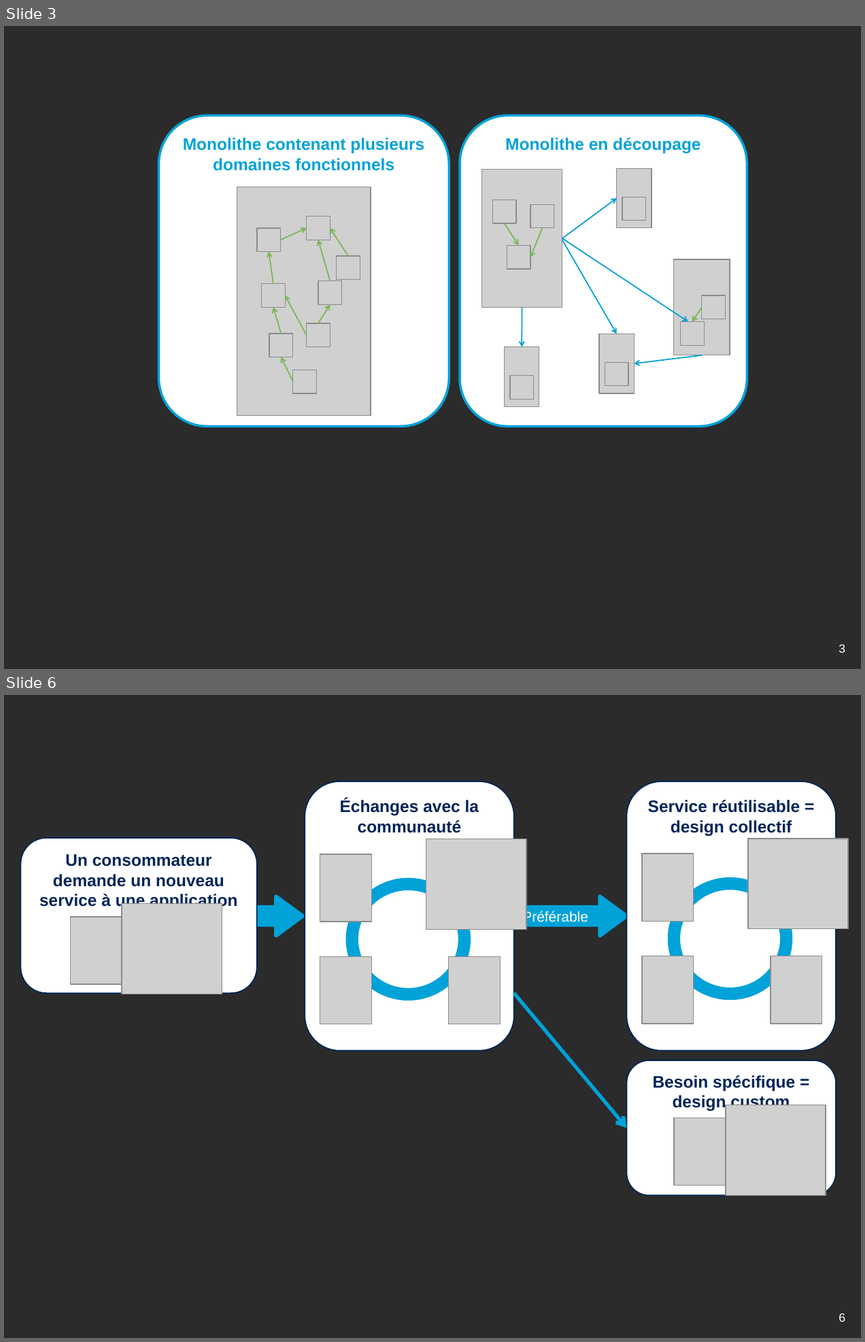
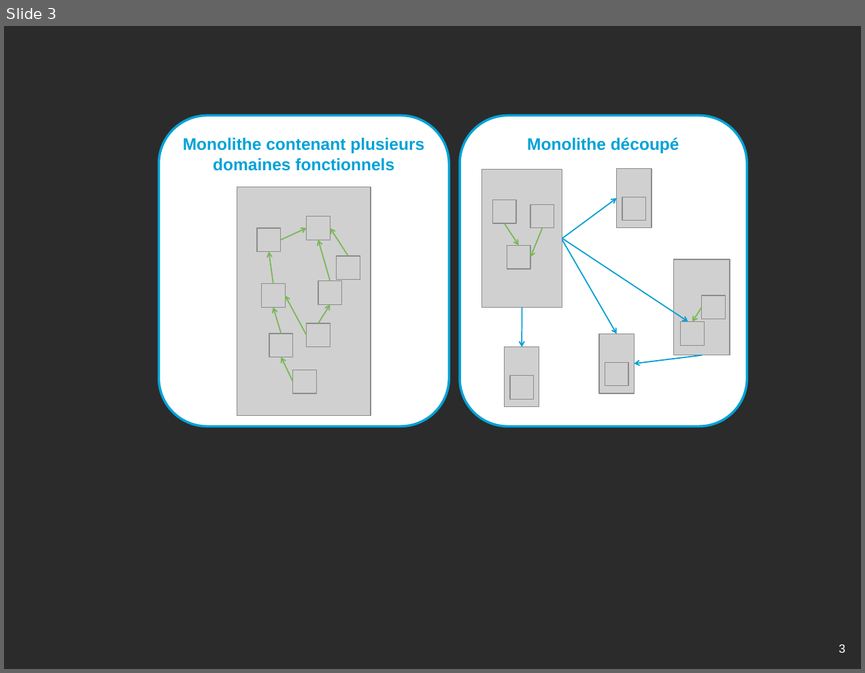
Before and after one commit to archiloque/blog, a slide deck: microservices/illus.pptx. Shown one above the other, each under a label of ours: slides 3 and 6 before the commit, slide 3 after it; the slides between them are not shown. The pictures are 865x1342 and 865x673 pixels, drawn with LibreOffice and Linux fonts; fonts in the diff are those of the drawing; grey boxes stand for pictures; background and template pictures are left out; a plain dark background stands for a picture behind light text. Boxes give left, top, right and bottom in pixels: in the first picture for what was removed or moved away, otherwise in the second. Text is boxed around its words. In the diff, an @@ line names an element or a change of style, - is before the commit and + after.

```diff
--- a/microservices/illus.pptx
+++ b/microservices/illus.pptx
@@ slide 6 removed at <box>4,695,861,1338</box>, background picture (left out); not listed: 1 template element that a slide beside it also shows @@
@@ rounded rectangle removed at <box>305,781,514,1051</box> @@
-Échanges avec la communauté
@@ rounded rectangle removed at <box>627,781,836,1051</box> @@
-Service réutilisable = design collectif
@@ rounded rectangle removed at <box>21,838,258,993</box> @@
-Un consommateur demande un nouveau service à une application
@@ right arrow removed at <box>214,896,303,936</box> @@
@@ right arrow removed at <box>496,896,626,936</box> @@
-Préférable
@@ picture removed at <box>70,917,122,985</box> @@
@@ picture removed at <box>122,903,222,993</box> @@
@@ group removed at <box>320,839,527,1024</box>: 4 pictures, 1 donut @@
@@ group removed at <box>641,838,848,1024</box>: 4 pictures, 1 donut @@
@@ arrow removed from (514, 993) to (627, 1127) @@
@@ rounded rectangle removed at <box>627,1060,836,1195</box> @@
-Besoin spécifique =
-design custom
@@ picture removed at <box>674,1117,725,1185</box> @@
@@ picture removed at <box>725,1104,825,1195</box> @@
@@ slide 3 changed as well @@
@@ text in rounded rectangle at <box>527,138,679,153</box>: text changed @@
-Monolithe en découpage
+Monolithe découpé
```
Also in this commit, not shown: 2 other slides changed, 2 other slides removed.
